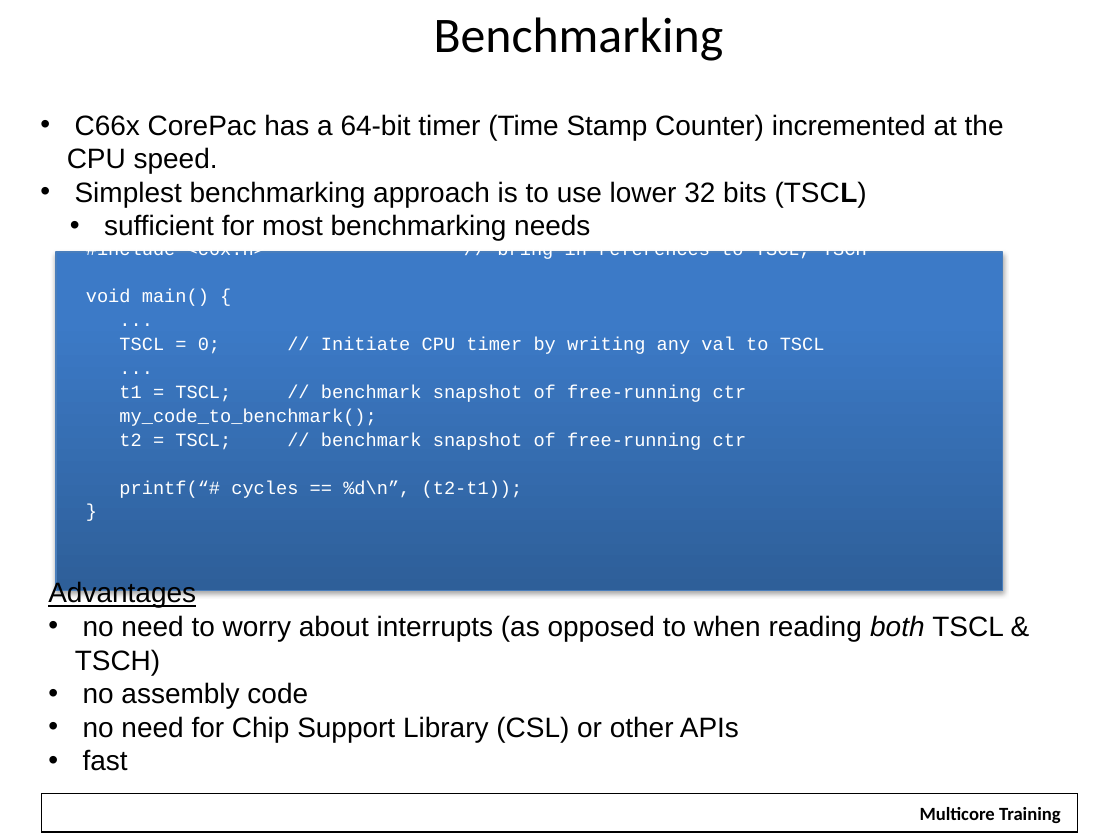
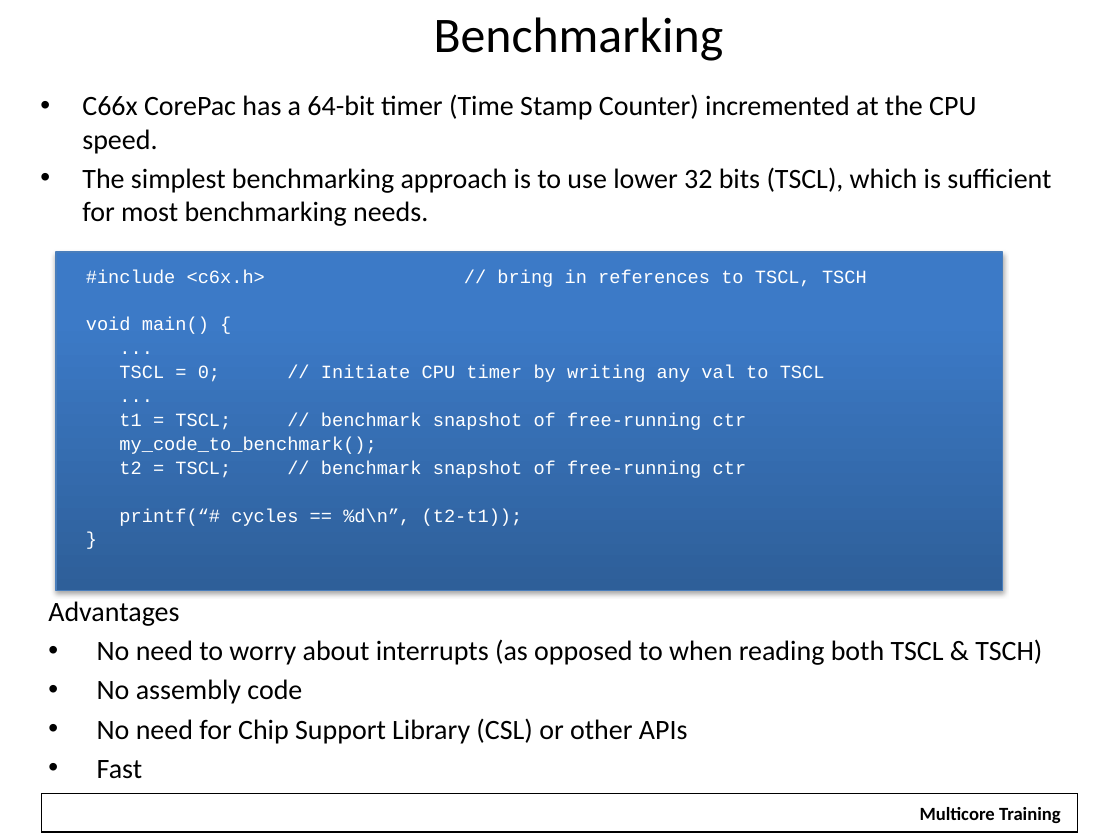
Before and after one commit to hari1989/keystone-workshop, a slide deck: slide 70 of preliminary/Working/presentations/KeyStone Optimization.pptx (slide 69 before the commit). Drawn at 1120x840 pixels with LibreOffice and Linux fonts; fonts in the diff are those of the drawing; background and template pictures are left out. Boxes give left, top, right and bottom in pixels: in the first picture for what was removed or moved away, otherwise in the second. Text is boxed around its words. In the diff, an @@ line names an element or a change of style, - is before the commit and + after.

```diff
--- a/preliminary/Working/presentations/KeyStone Optimization.pptx
+++ b/preliminary/Working/presentations/KeyStone Optimization.pptx
@@ text "C66x CorePac has a 64-bit ...": place and size @@
-text "C66x CorePac has a 64-bit ..." at box(67, 114, 1004, 241)
+text "C66x CorePac has a 64-bit ..." at box(82, 94, 1051, 226)
@@ text at box(82, 94, 976, 154): font Arial to Calibri in "C66x CorePac has a 64-bit timer (Time ..."; indent changed; more space between paragraphs @@
@@ text at box(82, 167, 1051, 226): text changed; font Arial to Calibri @@
-• Simplest benchmarking approach is to use lower 32 bits (TSCL)
-  • sufficient for most benchmarking needs
+• The simplest benchmarking approach is to use lower 32 bits (TSCL), which is sufficient for most benchmarking needs.
@@ text "#include <c6x.h> // bring in ..." rewrapped from box(86, 251, 867, 498) to box(86, 270, 867, 526) @@
@@ text "Advantages": place and size @@
-text "Advantages" at box(48, 580, 1004, 742)
+text "Advantages" at box(48, 601, 1042, 779)
@@ text at box(48, 601, 179, 626): font Arial to Calibri, underline off in "Advantages"; indent changed; more space between paragraphs @@
@@ text at box(97, 639, 1042, 779): text changed; font Arial to Calibri @@
-• no need to worry about interrupts (as opposed to when reading both TSCL & TSCH)
-• no assembly code
-• no need for Chip Support Library (CSL) or other APIs
-• fast
+• No need to worry about interrupts (as opposed to when reading both TSCL & TSCH)
+• No assembly code
+• No need for Chip Support Library (CSL) or other APIs
+• Fast
```
Also in this commit, not shown: 49 other slides changed, 2 slides added, 1 slide removed.
